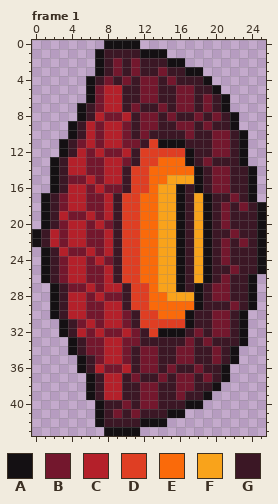
Pixel-art file, stored at Assets/Enemies/Sprites/Stingray.aseprite. The first picture shows the starting point.
26x44 pixels, 1 frame. Shown: frame 1. The commit also changed other frames, which this record leaves out.
Visible layers, top first: "Layer 2", "Layer 1".
Palette (. is transparent): A #141013  B #73172d  C #b4202a  D #df3e23  E #fa6a0a  F #f9a31b  G #3b1725
Pixels before, frame 1, first column x 0:
 0 ........AAAA..............
 1 .......AGGGGAAA...........
 2 .......AGBGBGGGAA.........
 3 .......AGBGBGGBGGAA.......
 4 ......AGBGBGBBGBGGGA......
 5 ......ABCCGGBBGGBBGGA.....
 6 ......ABCCGGBBGGBBGBGA....
 7 .....AGBCCGBGGBGBBGBGA....
 8 .....AGCBBCGBBGBGGBGBGA...
 9 ....AGCBCCBGBBGGBBGBGGA...
10 ....AGCBCCBGBGGGGBGGBBGA..
11 ...AGBCBCCBBGDAAAGGGBBGA..
12 ...AGCBCBBCGDDDDDAGGBBGA..
13 ..AGCCBBCCBGDDEEEAGBGGGA..
14 ..AGCCBBCCGDDEEEEEAGBBGGA.
15 ..AGBBCBCCGDDEEFFFAGBBGGA.
16 ..AGCCBCBBGDDEFFAGAGBBGGA.
17 .AGBCCBBCGDDEEFFAGFAGGBGA.
18 .AGBCCBBCGDDEEFFAGFAGBGBGA
19 .AGCBBCBCGDDEEFFAGFAGBGGGA
20 .AGBCCBCBGDDEEFFAGFAGBGGGA
21 AGCBCCBBCGDDEEFFAGFAGGBGGA
22 AGCBCCBBCGDDEEFFAGFAGBGBGA
23 .AGCBBCBCGDDEEFFAGFAGBGGGA
24 .AGBCCBCBGDDEEFFAGFAGBGGGA
25 .AGBCCBBCGDDEEFFAGFAGGBGGA
26 .AGBCCBBCGDDEEFFAGFAGBGGA.
27 ..AGBBCBCCGDDEFFAGAGBBGGA.
28 ..AGCCBCBBGDDEEFFFAGBBGGA.
29 ..AGCCBBCCGDDEEEEEAGGGBGA.
30 ..AGCCBBCCBGDDEEEAGGBBGA..
31 ...AGBCBCCBGDDDDDAGGBBGA..
32 ...AGCBCBBCBGDAAAGBGBBGA..
33 ....AGBBCCBBGGGGGBGBGGGA..
34 ....AGBBCCBGBBGGBBGGBGA...
35 .....AGBCCBGBBGGBBGGBGA...
36 .....AGCBBCGBBGBGGBGGA....
37 ......AGCCGBGGBGBBGBGA....
38 ......AGCCGGBBGGBBGGA.....
39 ......AGCCGGBBGGBGGA......
40 .......AGGBGBBGGGAA.......
41 .......AGBGBGGGAA.........
42 .......AGGGGAAA...........
43 ........AAAA..............
And afterwards:
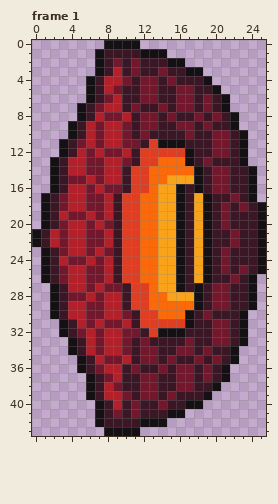
Log entry: Create animation for Stingray enemy
Edits made:
Frame 1, layer "Layer 2":
y 3: x 9 B -> C
y 4: x 8..9 BG -> CC
y 5: x 7 B -> G; x 9 C -> B
y 6: x 7..8 BC -> GB
y 22: x 21..23 BGB -> GBG
y 23: x 3..8 CBBCBC -> BCCBCB
y 24: x 3..8 BCCBCB -> CBBCBC
y 25: x 21..23 GBG -> BGB
y 26: x 21..22 BG -> GB
y 27: x 4..9 BBCBCC -> CCBCBB
y 28: x 4..9 CCBCBB -> BBCBCC
y 29: x 20..22 GGB -> BBG
y 30: x 19..21 GBB -> BGG
y 31: x 5..10 BCBCCB -> CBCBBC
y 32: x 5..10 CBCBBC -> BCBCCB; x 18 B -> G
y 33: x 6 B -> C; x 11..12 BG -> GB; x 19..21 BGG -> GBB
y 34: x 6 B -> C; x 19..20 GB -> BG
y 35: x 7..10 BCCB -> CBBC; x 15..18 GBBG -> BGGB
y 36: x 7..19 CBBCGBBGBGGBG -> BCCGBGGBGBBGB
y 37: x 8 C -> B; x 11..14 BGGB -> GBBG
y 38: x 9 C -> B
y 39: x 10 G -> B; x 15..16 GB -> BG
y 40: x 9..14 GBGBBG -> CGBGGB
Pixel boxes of the changes (left, top, right, bottom) in both pictures:
changed: (95, 67, 122, 103)
changed: (59, 238, 248, 409)
